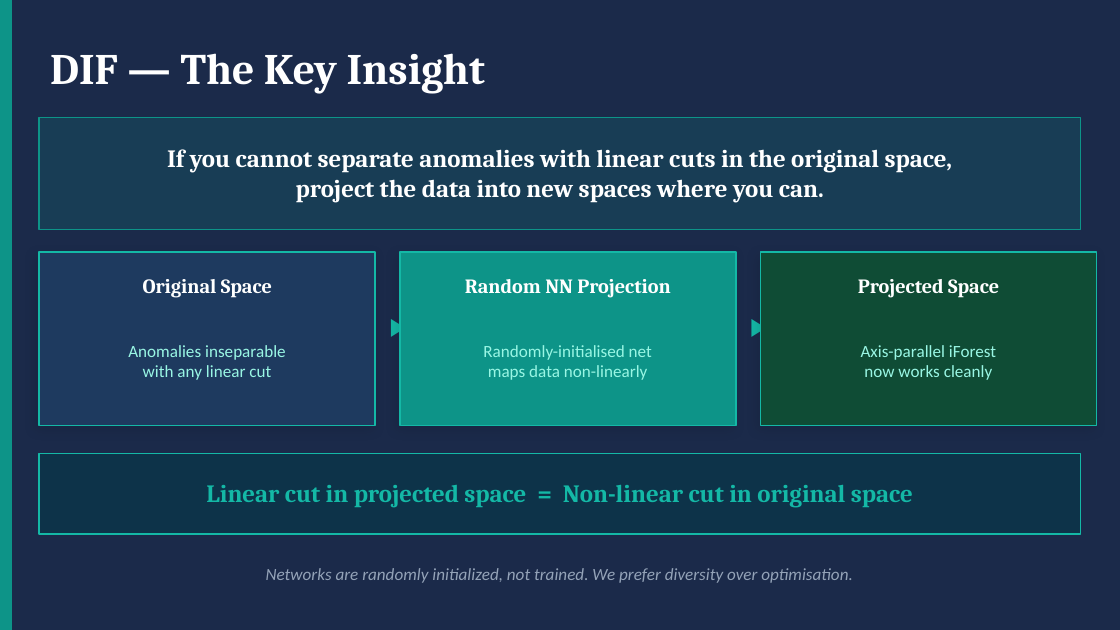
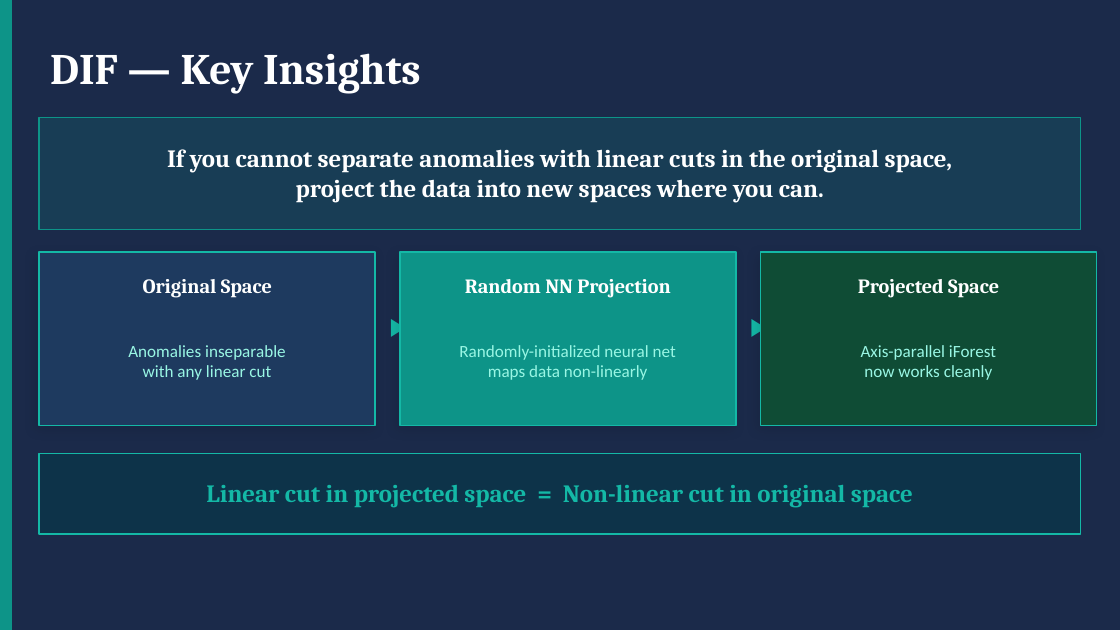
Before and after one commit to amanj4/aman-training-modules, a slide deck: slide 6 of Summary/training_review.pptx (slide 5 before the commit). Drawn at 1120x630 pixels with LibreOffice and Linux fonts; fonts in the diff are those of the drawing. Boxes give left, top, right and bottom in pixels: in the first picture for what was removed or moved away, otherwise in the second. Text is boxed around its words. In the diff, an @@ line names an element or a change of style, - is before the commit and + after.

```diff
--- a/Summary/training_review.pptx
+++ b/Summary/training_review.pptx
@@ text at <box>50,53,421,94</box>: text changed @@
-DIF — The Key Insight
+DIF — Key Insights
@@ text at <box>459,345,676,360</box>: text changed @@
-Randomly-initialised net
+Randomly-initialized neural net
@@ text removed at <box>266,568,853,583</box> @@
-Networks are randomly initialized, not trained. We prefer diversity over optimisation.
```
Also in this commit, not shown: 15 other slides changed, 6 slides added, 3 slides removed, 1 other file.
